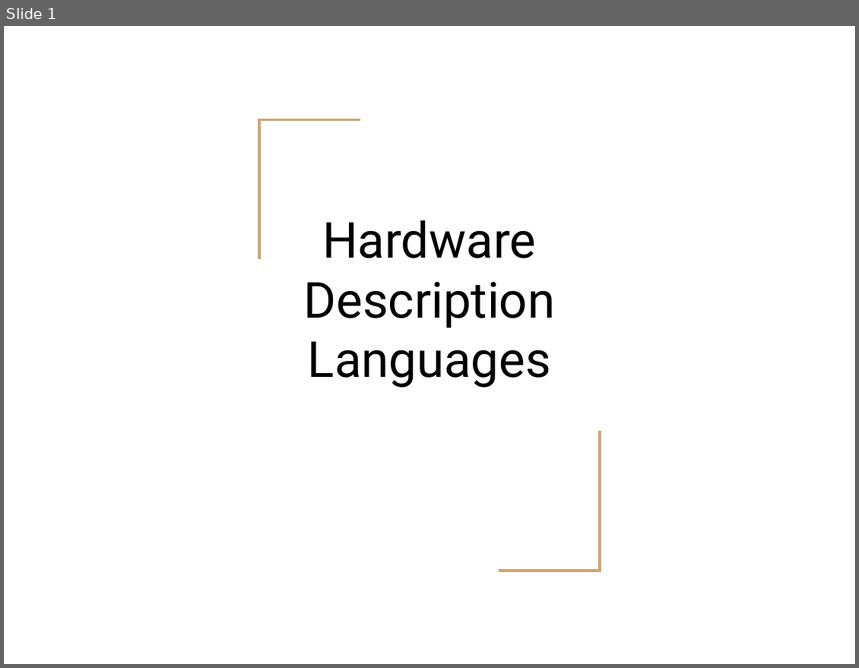
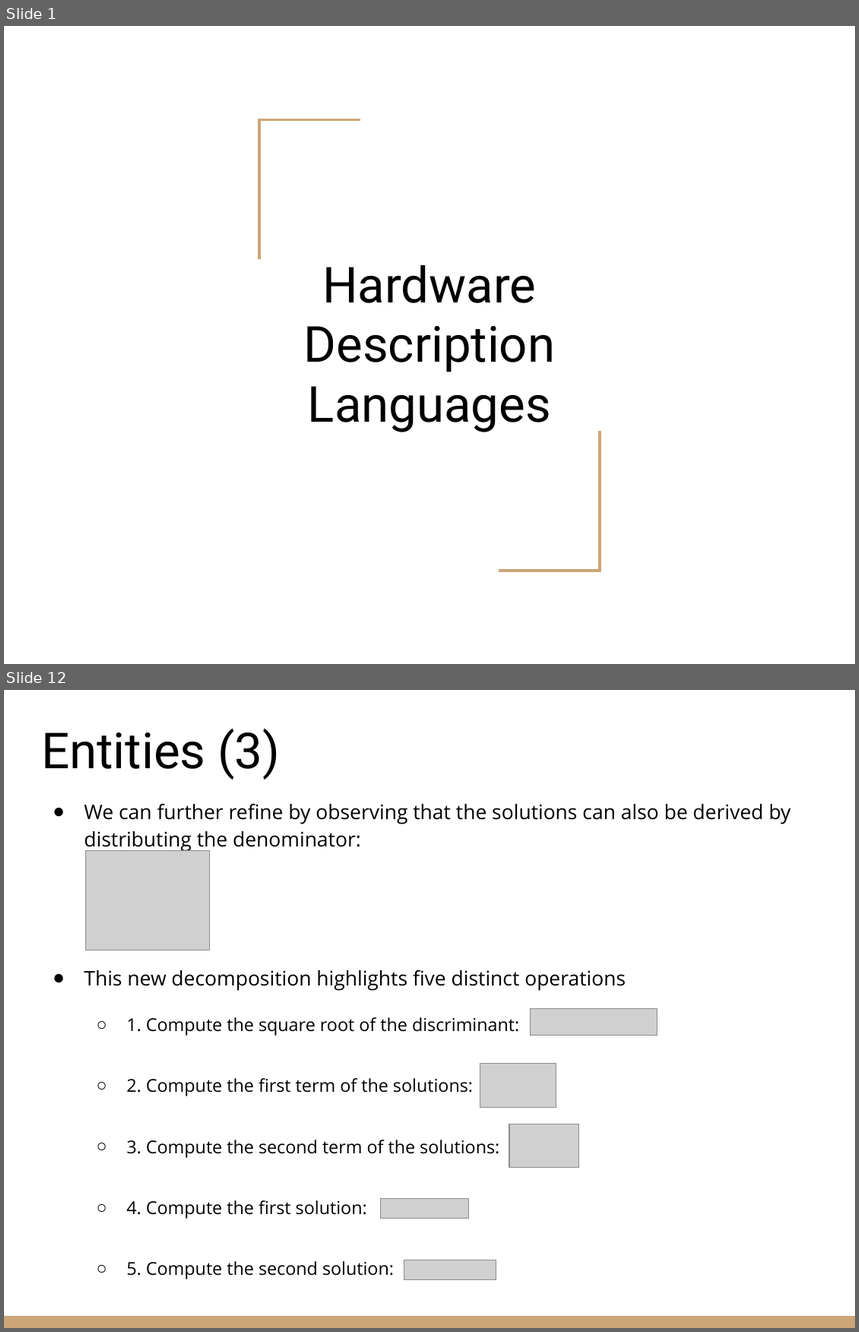
Before and after one commit to riccardoberta/esd, a slide deck: 07 - Hardware Description Languages/slides.pptx. Shown one above the other, each under a label of ours: slide 1 before the commit, slides 1 and 12 after it; the slides between them are not shown. The pictures are 859x668 and 859x1332 pixels, drawn with LibreOffice and Linux fonts; fonts in the diff are those of the drawing; grey boxes stand for pictures. Boxes give left, top, right and bottom in pixels: in the first picture for what was removed or moved away, otherwise in the second. Text is boxed around its words. In the diff, an @@ line names an element or a change of style, - is before the commit and + after.

```diff
--- a/07 - Hardware Description Languages/slides.pptx
+++ b/07 - Hardware Description Languages/slides.pptx
@@ slide 12 added at [4,690,855,1328], background #FFFFFF @@
@@ title added at [41,728,281,780], 42 pt, text #000000 @@
+Entities (3)
@@ text added at [84,803,791,1280], 15 pt, text #000000 @@
+● We can further refine by observing that the solutions can also be derived by distributing the denominator:
+● This new decomposition highlights five distinct operations
+  ○ 1. Compute the square root of the discriminant:
+  ○ 2. Compute the first term of the solutions:
+  ○ 3. Compute the second term of the solutions:
+  ○ 4. Compute the first solution:
+  ○ 5. Compute the second solution:
@@ picture added at [86,851,209,951] @@
@@ picture added at [531,1008,658,1035] @@
@@ picture added at [480,1064,557,1107] @@
@@ picture added at [509,1125,579,1168] @@
@@ picture added at [380,1199,469,1219] @@
@@ picture added at [404,1260,496,1280] @@
@@ rectangle added at [4,1316,855,1328], fill #CCA677 @@
@@ slide 1 changed as well @@
@@ title "Hardware Description Languages": place and size @@
-title "Hardware Description Languages" at [304,221,556,388]
+title "Hardware Description Languages" at [304,265,556,433]
```
Also in this commit, not shown: 42 other slides added, 2 slides removed, 3 other files.
